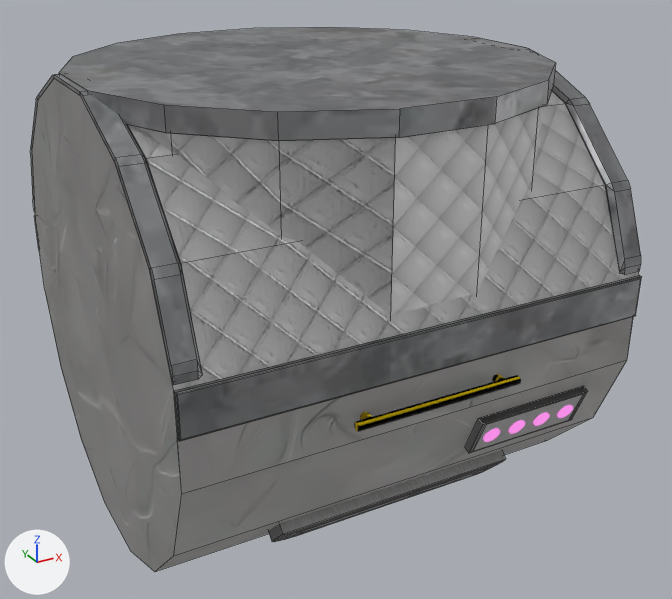
The Blender file public/blender/Module-3-Centre-1.blend as it was, and as the next commit left it.
Rendered twice from a 50 mm camera at (-10.76, -20.91, 9.82) aimed at (0.47, -0.49, -0.39). Lighting does not change. The marker at lower left points along +X, +Y and +Z. Mesh edges are drawn as thin lines on the coarser meshes.

The scene before the commit, as lines of its bpy script (objects in view):
```python
ob_cube_002 = bpy.data.objects.new('Cube.002', me_cube_002)
ob_cube_002.location = (3.17, -5.52, -2.29)
ob_cube_002.rotation_euler = (0.395, 0.0, 0.0)  # degrees (23, 0, 0)
ob_cube_002.scale = (1.66, 0.0987, 0.574)
ob_cylinder_001 = bpy.data.objects.new('Cylinder.001', me_cylinder_002)
ob_cylinder_001.location = (6.0, 0.0, 0.0)
ob_cylinder_001.rotation_euler = (1.571, 1.767, 1.571)  # degrees (90, 101, 90)
ob_cylinder_001.scale = (6.0, 6.0, 6.0)
ob_hull_002 = bpy.data.objects.new('Hull.002', me_cylinder_008)
ob_hull_002.location = (0.0, 0.0, 12.0)
ob_hull_002.rotation_euler = (3.142, 0.0, 6.49)  # degrees (180, 0, 12)
ob_hull_002.scale = (6.0, 6.0, 6.01)
ob_hull_bars = bpy.data.objects.new('Hull Bars', me_cylinder_005)
ob_hull_bars.location = (0.0, 0.0, 0.0)
ob_hull_bars.rotation_euler = (1.571, 1.767, 1.571)  # degrees (90, 101, 90)
ob_hull_bars.scale = (6.0, 6.0, 6.0)
# also in view: 'Cube.003' at (0.0, 0.0, -4.15); 'Hull' at (0.0, 0.0, 0.0); 'Bar' at (0.0, -6.09, -0.59); 'Hull.001' at (0.0, 0.0, 3.46); 'Top' at (0.0, 0.0, 3.53)
```
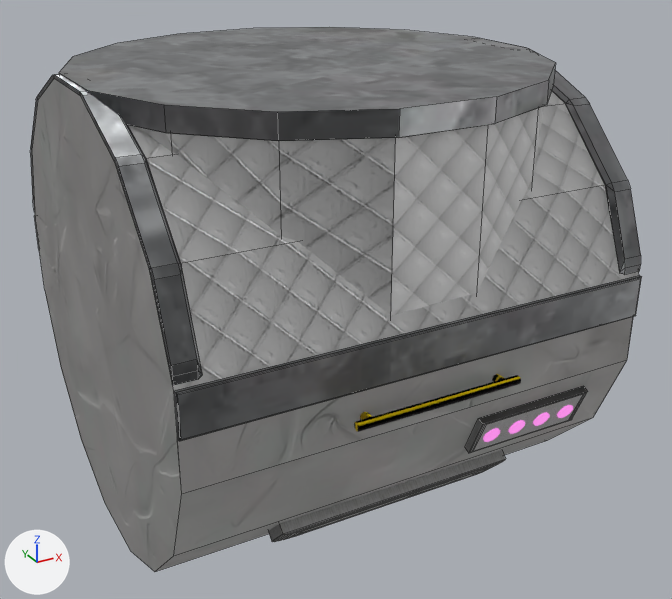
Commit message: Updated All Module-3's

What changed in the scene script:
```text
Change mat_metallic_material:
    add n5 = _N.new('ShaderNodeTexImage'); n5.name = 'Image Texture.001'
    add n5.image = img_steel_normal_jpg
    add n6 = _N.new('ShaderNodeNormalMap'); n6.name = 'Normal Map'
    where n0 = _N.new('ShaderNodeBsdfPrincipled'); n0.name = 'Principled BSDF'
    where n4 = _N.new('ShaderNodeMapping'); n4.name = 'Mapping'
    add _L.new(n5.outputs[0], n6.inputs[1])  # 'Color' to 'Color'
    add _L.new(n6.outputs[0], n0.inputs[5])  # 'Normal' to 'Normal'
    add _L.new(n4.outputs[0], n5.inputs[0])  # 'Vector' to 'Vector'
```

Location of each change, [x1, y1, x2, y2] in pixels of the pictures (672 x 599 px):
'Cylinder.001', surface changed: [36, 74, 641, 385] in both
